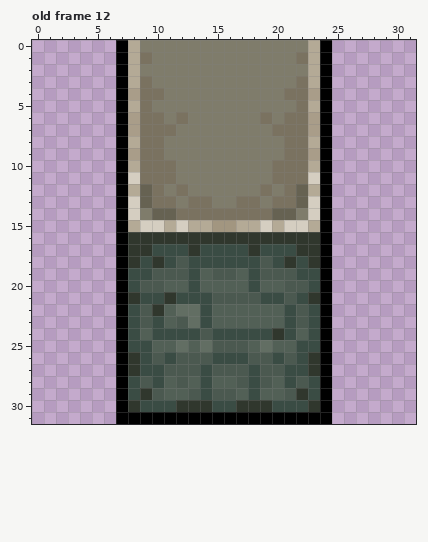
Two versions of one pixel-art file, src/tileset2.ase. Above: the version before the commit.
32x32 pixels, 17 frames. Colours within 5 levels of each other are drawn and written as one. Shown: old frame 12. The commit also changed other frames, which this record leaves out.
After the commit:
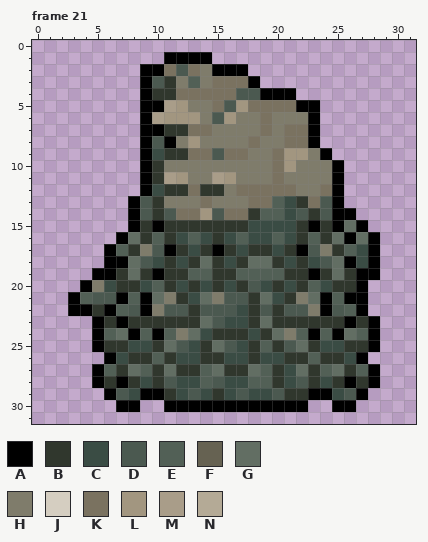
Palette (. is transparent): A #000000  B #30372d  C #3a4c44  D #4b5950  E #526056  F #666252  G #626e63  H #7f7c6b  J #d5cec1  K #7a7260  L #a29680  M #a99d89  N #b4aa96
A new or re-ordered frame is compared with the old frame closest to it.
Edits made:
frames 17 -> 21
--- frame 21 is new; against old frame 12
@@ x 0..31 @@
- 0 .......ANHHHHHHHHHHHHHHNA.......
- 1 .......ANKHHHHHHHHHHHHKNA.......
- 2 .......ANHHHHHHHHHHHHHHNA.......
- 3 .......ANKHHHHHHHHHHHHKNA.......
- 4 .......AMKKHHHHHHHHHHKKMA.......
- 5 .......ANKHHHHHHHHHHHHKNA.......
- 6 .......AMKKHKHHHHHHKHKKMA.......
- 7 .......AMKKKHHHHHHHHKKKMA.......
- 8 .......ANKKHHHHHHHHHHKKNA.......
- 9 .......AMKKHHHHHHHHHHKKMA.......
-10 .......ANKKKHHHHHHHHKKKNA.......
-11 .......AJKKKHHHHHHHHKKKJA.......
-12 .......ANFKHKHHHHHHKHKFNA.......
-13 .......AJFKKHKKHHKKHKKFJA.......
-14 .......AJHFFKKKKKKKKFFHJA.......
-15 .......ANJJNJNNLLNNJNJJNA.......
-16 .......ABBBBBBBBBBBBBBBBA.......
-17 .......ABBCCCBCCCCBCCCBBA.......
-18 .......ABCBCDCCCCCCDCBCBA.......
-19 .......ACCDDDCEDDECDDDCCA.......
-20 .......ACDDEECEEEECEEDDCA.......
-21 .......ABCCBCCCDDDDCCDCBA.......
-22 .......ACDBEGGCEEEEEECDCA.......
-23 .......ACDCEDGCEEEEEECDCA.......
-24 .......ACECCCCDCCCCCBCECA.......
-25 .......ACCEEGEGDDDEGEECCA.......
-26 .......ABCDCDDDCCCDDCDCBA.......
-27 .......ABCCDDDCDDDCDDCCBA.......
-28 .......ACDCEDECEEDCDECDCA.......
-29 .......ACBDEEDCDDECEEDBCA.......
-30 .......ABCCCBBBCCBBBCCCBA.......
-31 .......AAAAAAAAAAAAAAAAAA.......
+ 0 ................................
+ 1 ...........AAAA.................
+ 2 .........AAKDKHAAA..............
+ 3 .........ADBHEHKKKA.............
+ 4 .........ABBKKKKKDDAAA..........
+ 5 .........AAMLHHKDLKKKKAA........
+ 6 .........AMLLLHDLHHKHHHA........
+ 7 .........AABBKKHHHHKHKKA........
+ 8 .........ADAHLHHHHKHHKKA........
+ 9 .........ACBBKKDKKHHKLLHA.......
+10 .........ABHHHHHHHHHKLHHHA......
+11 .........ABMLHHMLHHHKHHHHA......
+12 .........ACBBKBBHKKKKKHHKA......
+13 ........ADBHHHKHHHKKECBKDA......
+14 ........ADBDKKLDKKBEECDBDAA.....
+15 ........ABABBBBBBBCCCCBABAGA....
+16 .......AGBEBCECBCECCECBEBGAGA...
+17 ......AEBHDABCBABCBBCBADHBECA...
+18 ......AAGDCBCBGBCBGGBCBCDGACA...
+19 .....AABGBABBEEBBEEEEBBABGBAA...
+20 ....AHCBBCEBCBCBCBDCBCBECBBA....
+21 ...AEDDAEAGHBCGHDDBGCBHGAEAA....
+22 ...AABAEDAHDDBDDDCBDBDDHADEA....
+23 .....ABABBBBBBGDCCBGBBBBBBABA...
+24 .....AEGAEAEHGCBBBCBGHEAEAGEA...
+25 .....ABBCCBGDCBGDCBEBDGBCCBBA...
+26 ......ACBBEBCCBBCCBCCBBEBBCA....
+27 .....AEBGEBGBBEGBBGEBCGBEGBEA...
+28 .....ABABCBDCCEDCCEEBCDBCBABA...
+29 ......ADCAABCDCBCDCCDBBAACDA....
+30 .......AA..AAAAAAAAAAAA..AA.....
+31 ................................
Changed places in both pictures, as pixel boxes (x1, y1, x2, y2):
changed: (68, 40, 380, 424)
